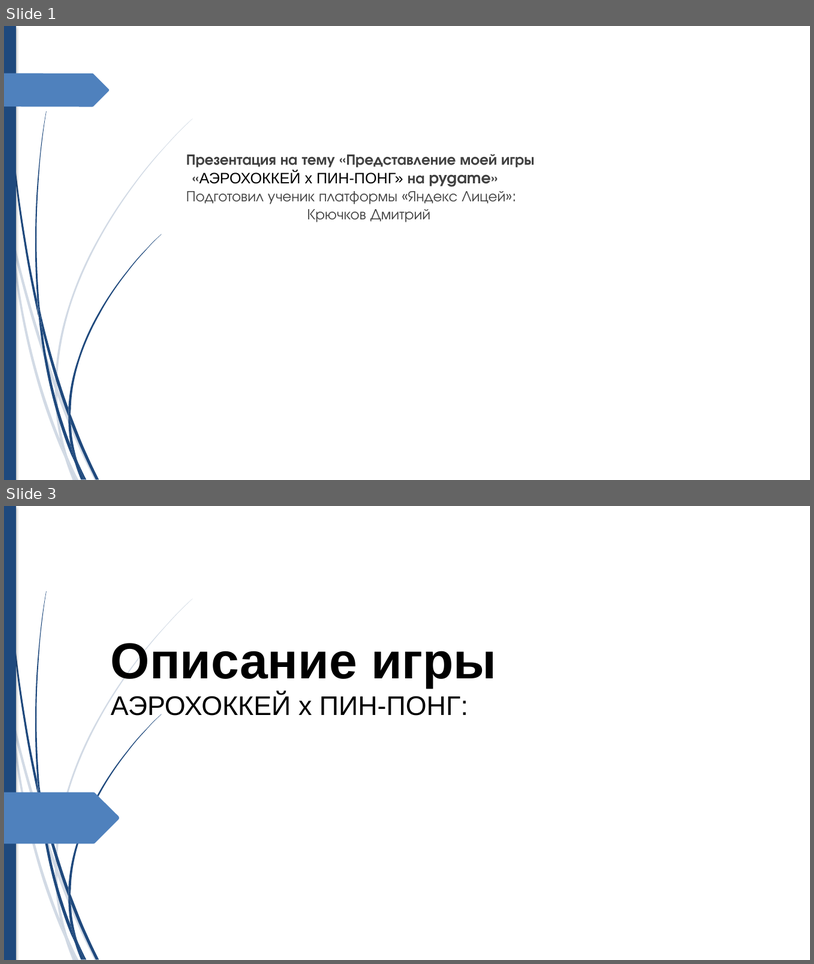
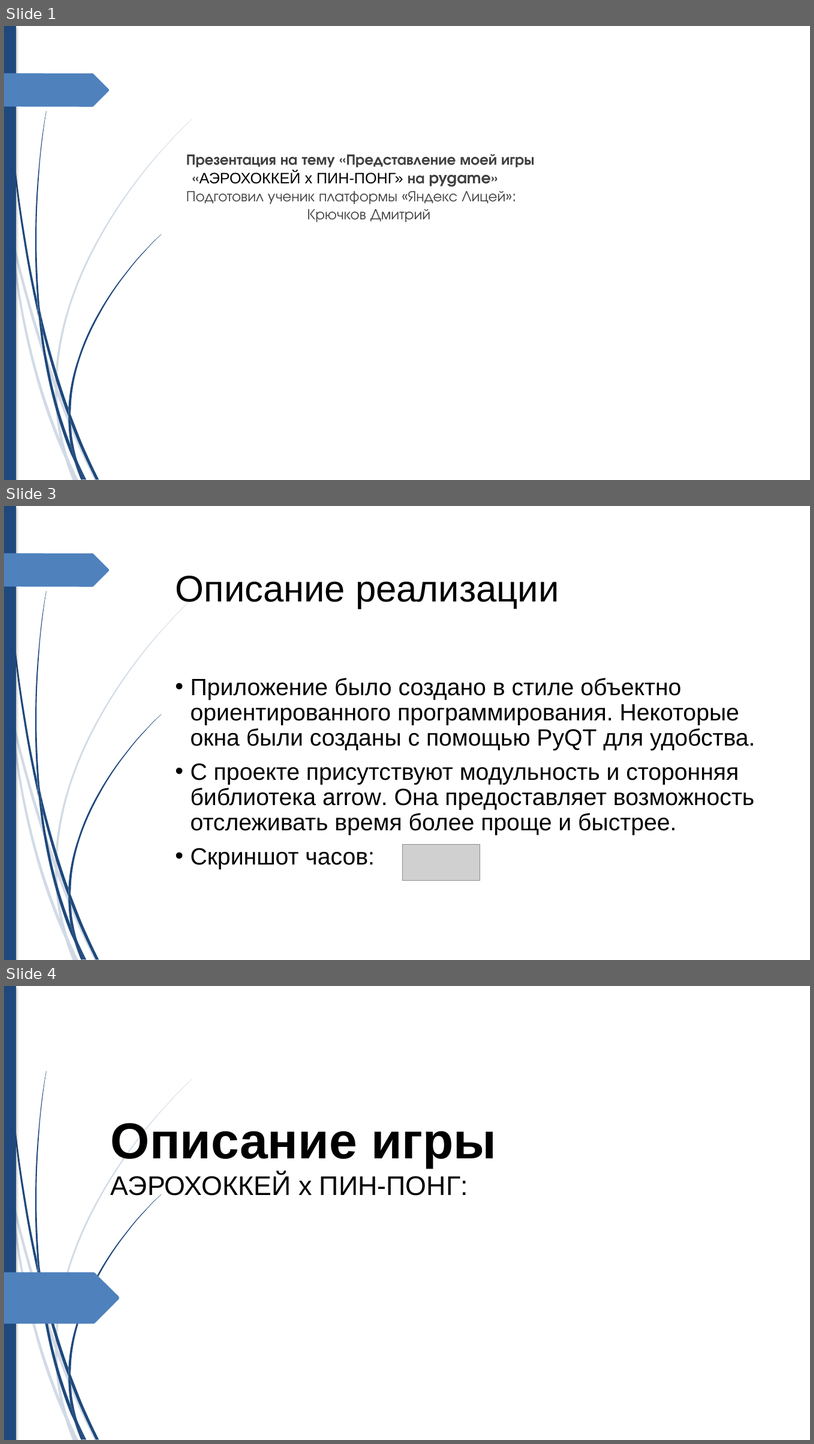
Before and after one commit to DmitriyKruchkov/pygame-project, a slide deck: Представление.pptx. Shown one above the other, each under a label of ours: slides 1 and 3 before the commit, slides 1, 3 and 4 after it; the slides between them are not shown. The pictures are 814x964 and 814x1444 pixels, drawn with LibreOffice and Linux fonts; fonts in the diff are those of the drawing; grey boxes stand for pictures. Boxes give left, top, right and bottom in pixels: in the first picture for what was removed or moved away, otherwise in the second. Text is boxed around its words. In the diff, an @@ line names an element or a change of style, - is before the commit and + after.

```diff
--- a/Представление.pptx
+++ b/Представление.pptx
@@ slide 3 added at bbox=[4, 506, 810, 960], background #FFFFFF; not listed: 24 template elements that a slide beside it also shows @@
@@ title added at bbox=[176, 576, 559, 609], 44 pt, text #000000 @@
+Описание реализации
@@ subtitle added at bbox=[191, 678, 755, 869], 28 pt, text #000000 @@
+• Приложение было создано в стиле объектно ориентированного программирования. Некоторые окна были созданы с помощью PyQT для удобства.
+• С проекте присутствуют модульность и сторонняя библиотека arrow. Она предоставляет возможность отслеживать время более проще и быстрее.
+• Скриншот часов:
@@ picture added at bbox=[402, 844, 480, 880] @@
@@ what was slide 3 is now slide 4 @@
```
Also in this commit, not shown: 1 slide changed.
